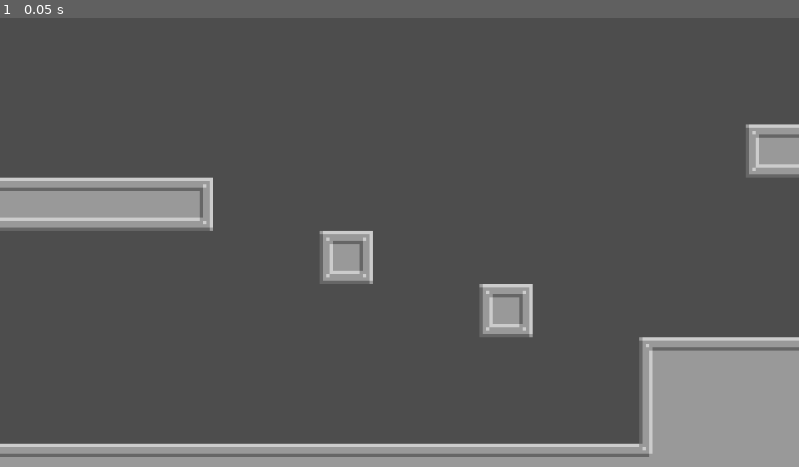
Above: before the commit, frame 1.
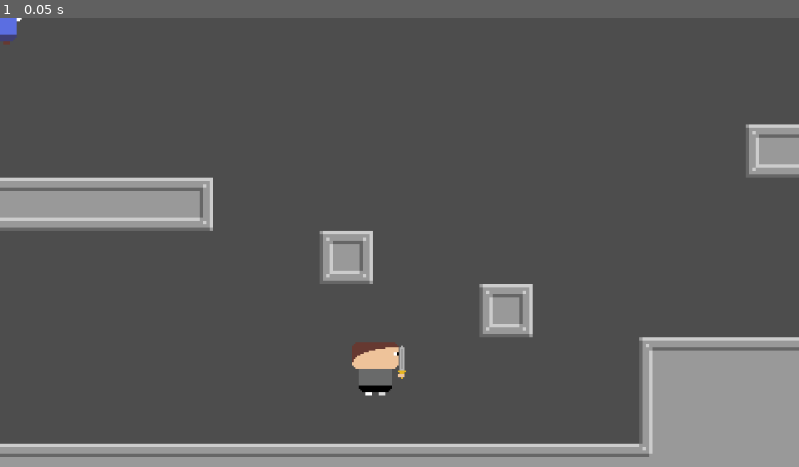
Above: after the commit, the same moment.

Repository: RedVortexYT/HokuszPokuszV2
Game: Godot game, scene res://assets/scenes/main.tscn
The game is run twice, just before and just after one commit, with the same random seed, the same clock (stepped at 60 frames per second) and the same inputs.
Inputs:
- Up to frame 1 (0.05 s): no input

The runs differ from the first frame. In frame 1, 0.7% of the frame differs, in the area x 0-51%, y 0-85%.

Commit message:
Player
- Made player sprite && scene

Diff:
--- a/hokuszpokuszv2/assets/scenes/hokusz.tscn
+++ b/hokuszpokuszv2/assets/scenes/hokusz.tscn
@@ -1,10 +1,12 @@
-[gd_scene load_steps=5 format=3 uid="uid://c3kpec8s1cgge"]
+[gd_scene load_steps=7 format=3 uid="uid://c3kpec8s1cgge"]
 
 [ext_resource type="Texture2D" uid="uid://cfnokio737jam" path="res://assets/sprites/Hokusz/Hokusz-1.png" id="1_nocme"]
 [ext_resource type="Texture2D" uid="uid://teauh3yxem8y" path="res://assets/sprites/Hokusz/Hokusz-2.png" id="2_yck5k"]
+[ext_resource type="Texture2D" uid="uid://ba0fcg381irok" path="res://assets/sprites/Hokusz/Hokusz-3.png" id="3_joahy"]
+[ext_resource type="Texture2D" uid="uid://7svw4hi41kba" path="res://assets/sprites/Hokusz/Hokusz-4.png" id="4_iceic"]
 
 [sub_resource type="RectangleShape2D" id="RectangleShape2D_7yivj"]
-size = Vector2(70, 80)
+size = Vector2(56, 64)
 
 [sub_resource type="SpriteFrames" id="SpriteFrames_vv2x2"]
 animations = [{
@@ -14,6 +16,12 @@
 }, {
 "duration": 1.0,
 "texture": ExtResource("2_yck5k")
+}, {
+"duration": 1.0,
+"texture": ExtResource("3_joahy")
+}, {
+"duration": 1.0,
+"texture": ExtResource("4_iceic")
 }],
 "loop": true,
 "name": &"default",
@@ -27,4 +35,4 @@
 
 [node name="Sprite" type="AnimatedSprite2D" parent="."]
 sprite_frames = SubResource("SpriteFrames_vv2x2")
-frame_progress = 0.0576013
+frame_progress = 0.168564
--- a/hokuszpokuszv2/assets/scenes/main.tscn
+++ b/hokuszpokuszv2/assets/scenes/main.tscn
@@ -1,6 +1,8 @@
-[gd_scene load_steps=4 format=4 uid="uid://bbegewl37xw21"]
+[gd_scene load_steps=6 format=4 uid="uid://bbegewl37xw21"]
 
 [ext_resource type="Texture2D" uid="uid://cfeufdgfu7xd3" path="res://assets/sprites/tileset.png" id="1_uso2d"]
+[ext_resource type="PackedScene" uid="uid://c3kpec8s1cgge" path="res://assets/scenes/hokusz.tscn" id="2_kpi06"]
+[ext_resource type="PackedScene" uid="uid://cys5buoks2km8" path="res://assets/scenes/player.tscn" id="3_dfgan"]
 
 [sub_resource type="TileSetAtlasSource" id="TileSetAtlasSource_ihlr7"]
 texture = ExtResource("1_uso2d")
@@ -76,5 +78,15 @@
 [node name="Main" type="Node"]
 
 [node name="TileMapLayer" type="TileMapLayer" parent="."]
-tile_map_data = PackedByteArray("AAAOAAgAAAAEAAEAAAANAAgAAAA …(479 unchanged characters)… ABAAIAAAD+/wMAAAAAAAQAAAAIAP//AAABAAEAAAA=")
+tile_map_data = PackedByteArray("AAAOAAgAAAAEAAEAAAANAAgAAAA …(479 unchanged characters)… ABAAIAAAD+/wMAAAAAAAQAAAAIAP//AAABAAEAAAD//wgAAAAEAAAAAAD+/wgAAAAEAAAAAAAPAAYAAAAEAAAAAAAQAAYAAAAEAAAAAAARAAYAAAAEAAAAAAA=")
 tile_set = SubResource("TileSet_2xx0o")
+
+[node name="Hokusz" type="Node2D" parent="."]
+
+[node name="Hokusz" parent="Hokusz" instance=ExtResource("2_kpi06")]
+
+[node name="HokuszSpawn" type="Marker2D" parent="Hokusz"]
+position = Vector2(128, 448)
+
+[node name="Player" parent="." instance=ExtResource("3_dfgan")]
+position = Vector2(451, 422)
--- /dev/null
+++ b/hokuszpokuszv2/assets/scenes/player.tscn
@@ -0,0 +1,51 @@
+[gd_scene load_steps=9 format=3 uid="uid://cys5buoks2km8"]
+
+[ext_resource type="Texture2D" uid="uid://cqhxpj5uq5r5u" path="res://assets/sprites/Player/player-1.png" id="1_4wcc8"]
+[ext_resource type="Texture2D" uid="uid://2ltwkri385k3" path="res://assets/sprites/Player/player-2.png" id="2_8sknh"]
+[ext_resource type="Texture2D" uid="uid://43yly2bf5rjn" path="res://assets/sprites/Player/player-3.png" id="3_0gfpk"]
+[ext_resource type="Texture2D" uid="uid://bwpxngjhwg7v3" path="res://assets/sprites/Player/player-4.png" id="4_0hrit"]
+[ext_resource type="Texture2D" uid="uid://ivsv6kly1yss" path="res://assets/sprites/Player/sword.png" id="5_8sknh"]
+
+[sub_resource type="SpriteFrames" id="SpriteFrames_o5c66"]
+animations = [{
+"frames": [{
+"duration": 1.0,
+"texture": ExtResource("1_4wcc8")
+}, {
+"duration": 1.0,
+"texture": ExtResource("2_8sknh")
+}, {
+"duration": 1.0,
+"texture": ExtResource("3_0gfpk")
+}, {
+"duration": 1.0,
+"texture": ExtResource("4_0hrit")
+}],
+"loop": true,
+"name": &"default",
+"speed": 8.0
+}]
+
+[sub_resource type="RectangleShape2D" id="RectangleShape2D_0gfpk"]
+size = Vector2(56, 64)
+
+[sub_resource type="RectangleShape2D" id="RectangleShape2D_0hrit"]
+size = Vector2(10, 40)
+
+[node name="Player" type="CharacterBody2D"]
+
+[node name="Anim" type="AnimatedSprite2D" parent="."]
+sprite_frames = SubResource("SpriteFrames_o5c66")
+frame_progress = 0.375278
+
+[node name="Hitbox" type="CollisionShape2D" parent="."]
+shape = SubResource("RectangleShape2D_0gfpk")
+
+[node name="Sword" type="Area2D" parent="."]
+position = Vector2(32, -8)
+
+[node name="Sprite" type="Sprite2D" parent="Sword"]
+texture = ExtResource("5_8sknh")
+
+[node name="Hitbox" type="CollisionShape2D" parent="Sword"]
+shape = SubResource("RectangleShape2D_0hrit")
--- a/hokuszpokuszv2/project.godot
+++ b/hokuszpokuszv2/project.godot
@@ -12,7 +12,7 @@
 
 config/name="HokuszPokuszV2"
 run/main_scene="res://assets/scenes/main.tscn"
-config/features=PackedStringArray("4.3", "GL Compatibility")
+config/features=PackedStringArray("4.4", "GL Compatibility")
 config/icon="res://icon.svg"
 
 [display]
Binary file changed: hokuszpokuszv2/assets/sprites/Hokusz/Hokusz-1.png
Binary file changed: hokuszpokuszv2/assets/sprites/Hokusz/Hokusz-2.png
Binary file added: hokuszpokuszv2/assets/sprites/Hokusz/Hokusz-3.png
Not shown, added: hokuszpokuszv2/assets/sprites/Hokusz/Hokusz-3.png.import
Binary file added: hokuszpokuszv2/assets/sprites/Hokusz/Hokusz-4.png
Not shown, added: hokuszpokuszv2/assets/sprites/Hokusz/Hokusz-4.png.import
Binary file changed: hokuszpokuszv2/assets/sprites/Hokusz/Hokusz.ase
Binary file added: hokuszpokuszv2/assets/sprites/Player/player-1.png
Not shown, added: hokuszpokuszv2/assets/sprites/Player/player-1.png.import
Binary file added: hokuszpokuszv2/assets/sprites/Player/player-2.png
Not shown, added: hokuszpokuszv2/assets/sprites/Player/player-2.png.import
Binary file added: hokuszpokuszv2/assets/sprites/Player/player-3.png
(and 7 more such lines)
